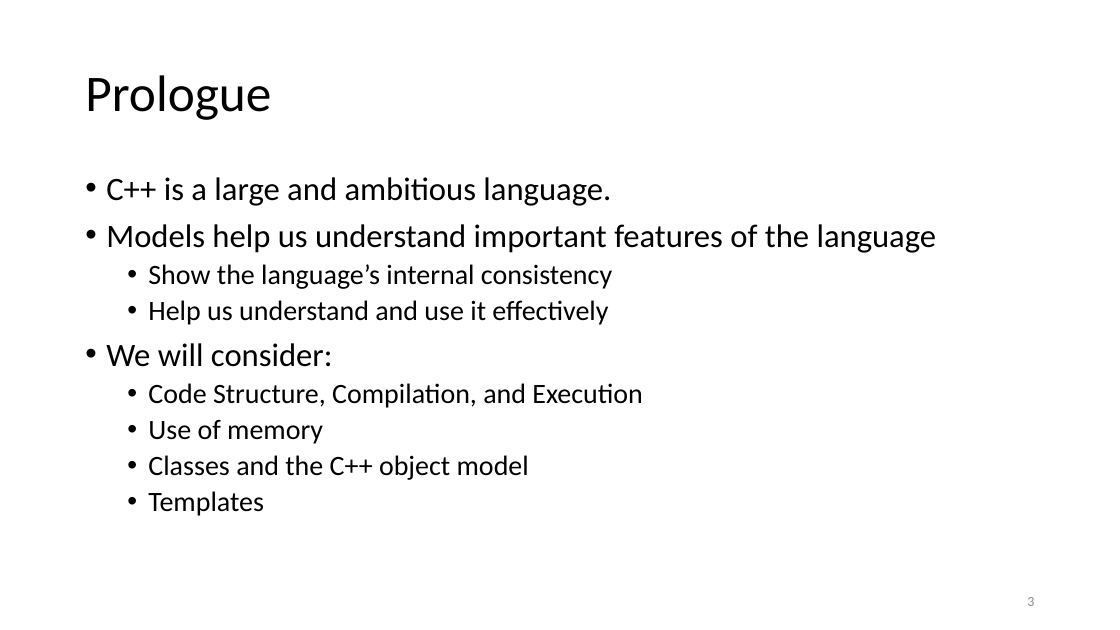
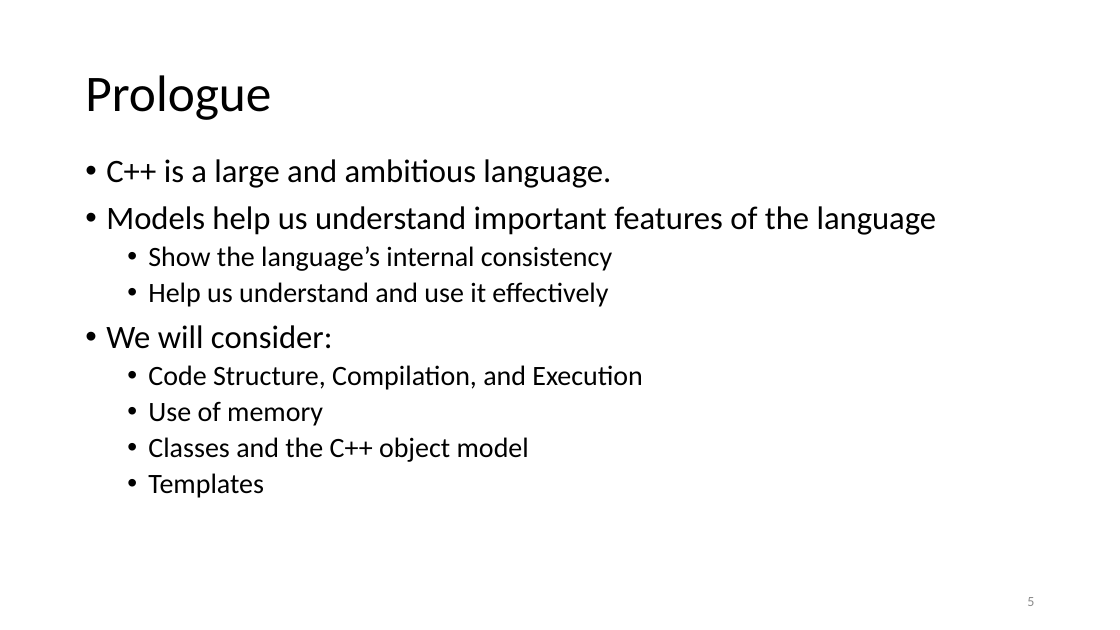
Before and after one commit to JimFawcett/JimFawcett.github.io, a slide deck: slide 5 of Resources/CppModels.pptx (slide 3 before the commit). Drawn at 1120x630 pixels with LibreOffice and Linux fonts; fonts in the diff are those of the drawing. Boxes give left, top, right and bottom in pixels: in the first picture for what was removed or moved away, otherwise in the second. Text is boxed around its words. In the diff, an @@ line names an element or a change of style, - is before the commit and + after.

Commit message:
add and rearranged slides

```diff
--- a/Resources/CppModels.pptx
+++ b/Resources/CppModels.pptx
@@ text "C++ is a large and ..." moved from (x1=106, y1=177, x2=937, y2=516) to (x1=106, y1=159, x2=937, y2=498) @@
```
Also in this commit, not shown: 1 other slide changed, 2 slides added, 3 other files.
